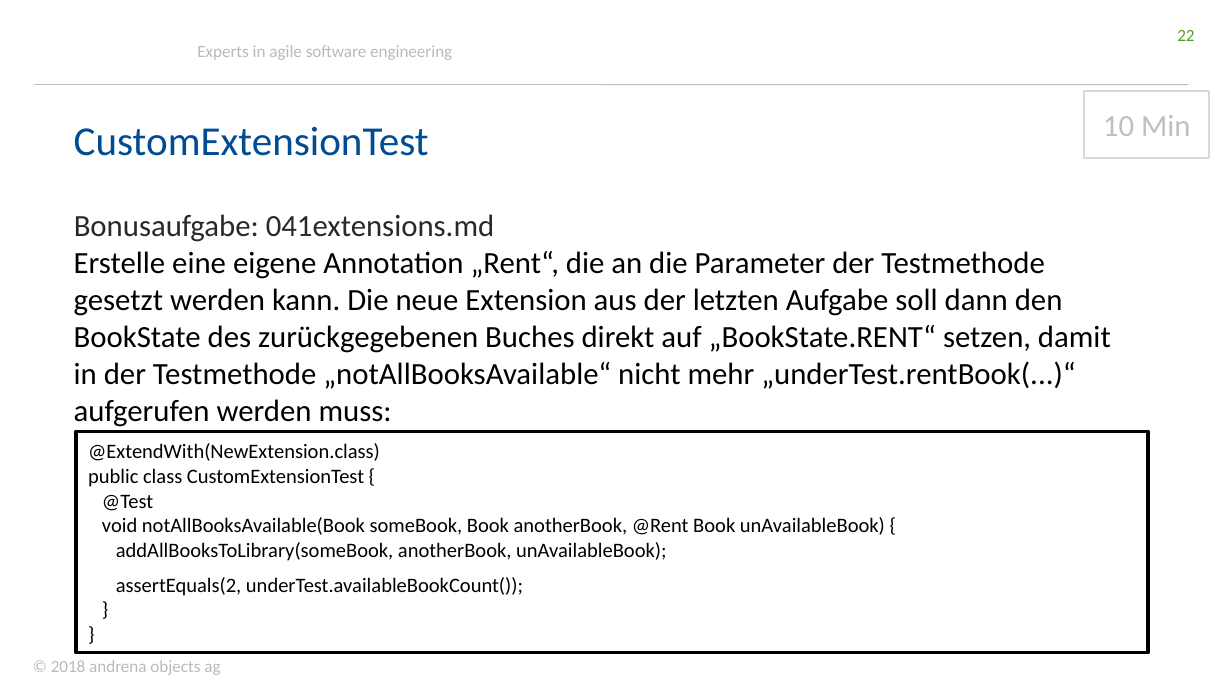
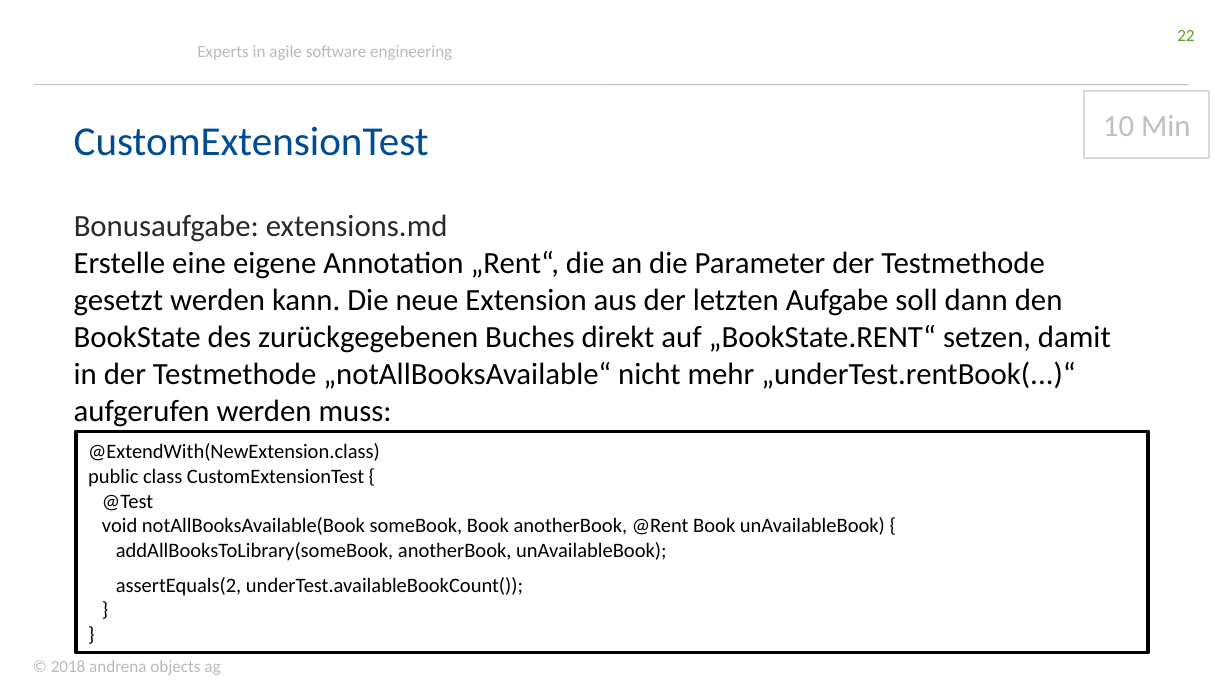
Before and after one commit to andrena/junit5-workshop-et-ka-2018, a slide deck: slide 22 of files/Folien.pptx. Drawn at 1232x693 pixels with LibreOffice and Linux fonts; fonts in the diff are those of the drawing; background and template pictures are left out. Boxes give left, top, right and bottom in pixels: in the first picture for what was removed or moved away, otherwise in the second. Text is boxed around its words. In the diff, an @@ line names an element or a change of style, - is before the commit and + after.

```diff
--- a/files/Folien.pptx
+++ b/files/Folien.pptx
@@ text at bbox=[74, 214, 448, 242]: text changed @@
-Bonusaufgabe: 041extensions.md
+Bonusaufgabe: extensions.md
```
Also in this commit, not shown: 10 other slides changed.
